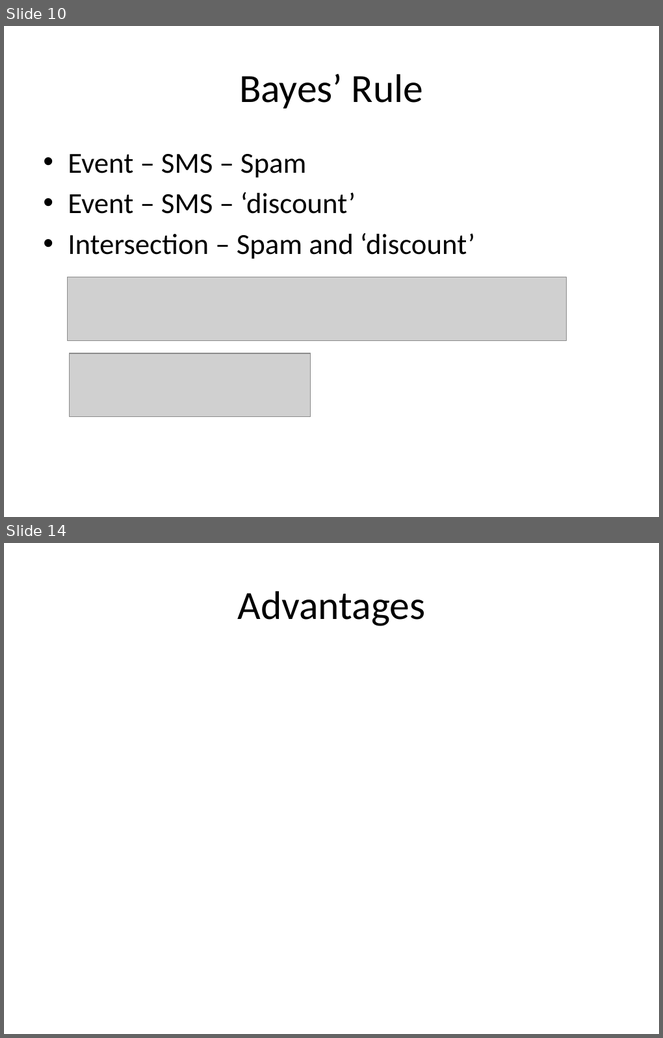
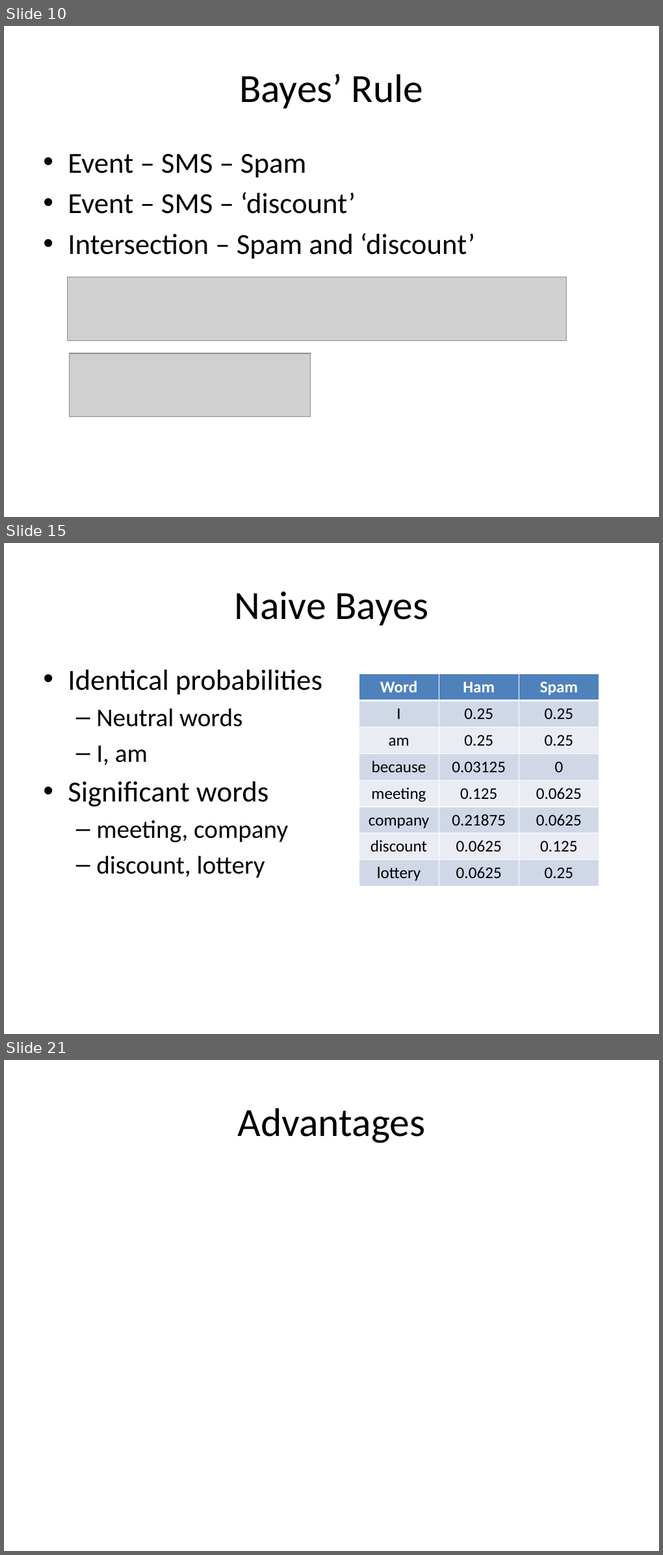
Before and after one commit to look4pritam/ArtificialIntelligence, a slide deck: MachineLearning/NaiveBayes/NaiveBayes.pptx. Shown one above the other, each under a label of ours: slides 10 and 14 before the commit, slides 10, 15 and 21 after it; the slides between them are not shown. The pictures are 663x1038 and 663x1555 pixels, drawn with LibreOffice and Linux fonts; fonts in the diff are those of the drawing; grey boxes stand for pictures. Boxes give left, top, right and bottom in pixels: in the first picture for what was removed or moved away, otherwise in the second. Text is boxed around its words. In the diff, an @@ line names an element or a change of style, - is before the commit and + after.

```diff
--- a/MachineLearning/NaiveBayes/NaiveBayes.pptx
+++ b/MachineLearning/NaiveBayes/NaiveBayes.pptx
@@ slide 15 added at box(4, 543, 659, 1034), background #FFFFFF @@
@@ title added at box(234, 591, 429, 626), 44 pt, text #000000 @@
+Naive Bayes
@@ text added at box(68, 670, 322, 878), 28 pt, text #000000 @@
+• Identical probabilities
+  – Neutral words
+  – I, am
+• Significant words
+  – meeting, company
+  – discount, lottery
@@ table added at box(359, 674, 599, 886), 8 rows, 3 columns @@
+Word | Ham | Spam
+I | 0.25 | 0.25
+am | 0.25 | 0.25
+because | 0.03125 | 0
+meeting | 0.125 | 0.0625
+company | 0.21875 | 0.0625
+discount | 0.0625 | 0.125
+lottery | 0.0625 | 0.25
@@ what was slide 14 is now slide 21 @@
```
Also in this commit, not shown: 2 slides changed, 7 other slides added, 1 slide removed.
